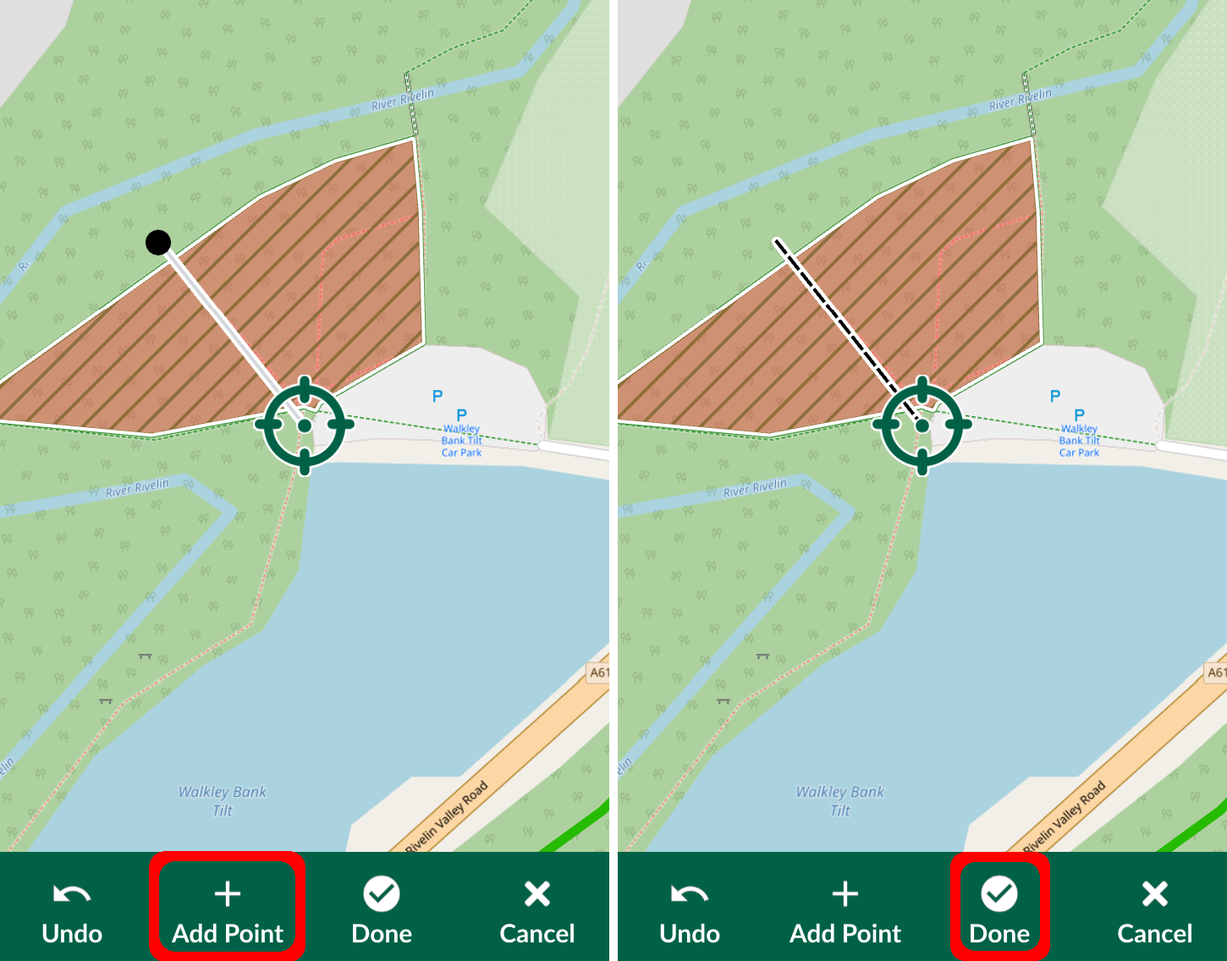
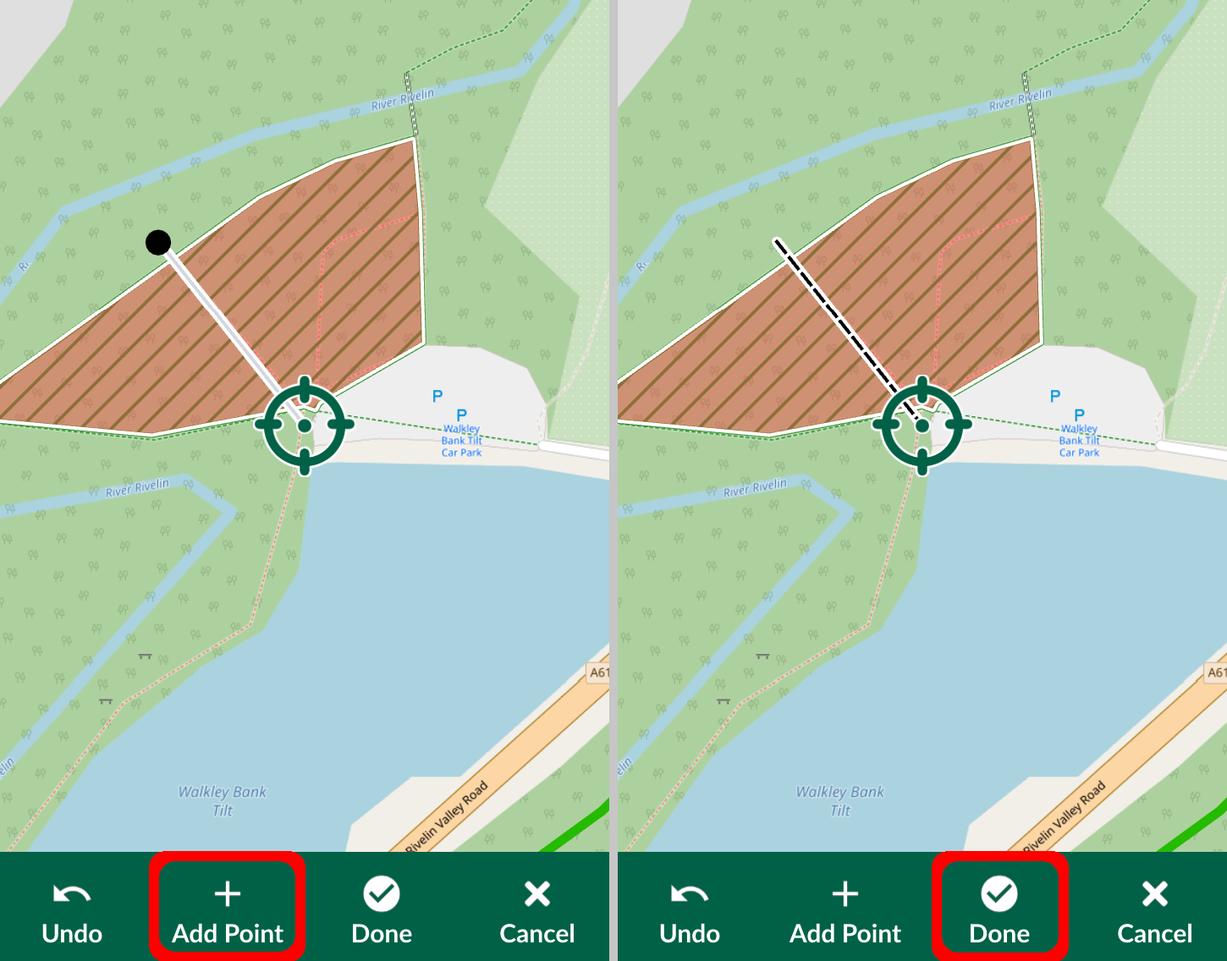
Layered file, before and after one edit (1227px x 961px). Changes by layer:
painted on "Red" over [931, 851, 1069, 961]
removed layer "Pasted Layer" over [931, 851, 1069, 961]
painted on "Screenshot_20220710-185129_Mergin_Maps.png" over [609, 0, 1069, 961]
